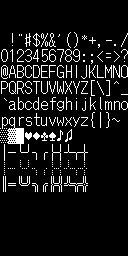
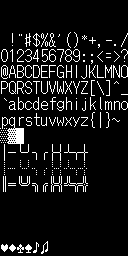
Layers edited between the first and the second 128 x 256 image:
painted on "Upper (Extended)" over [1, 129, 72, 254]
